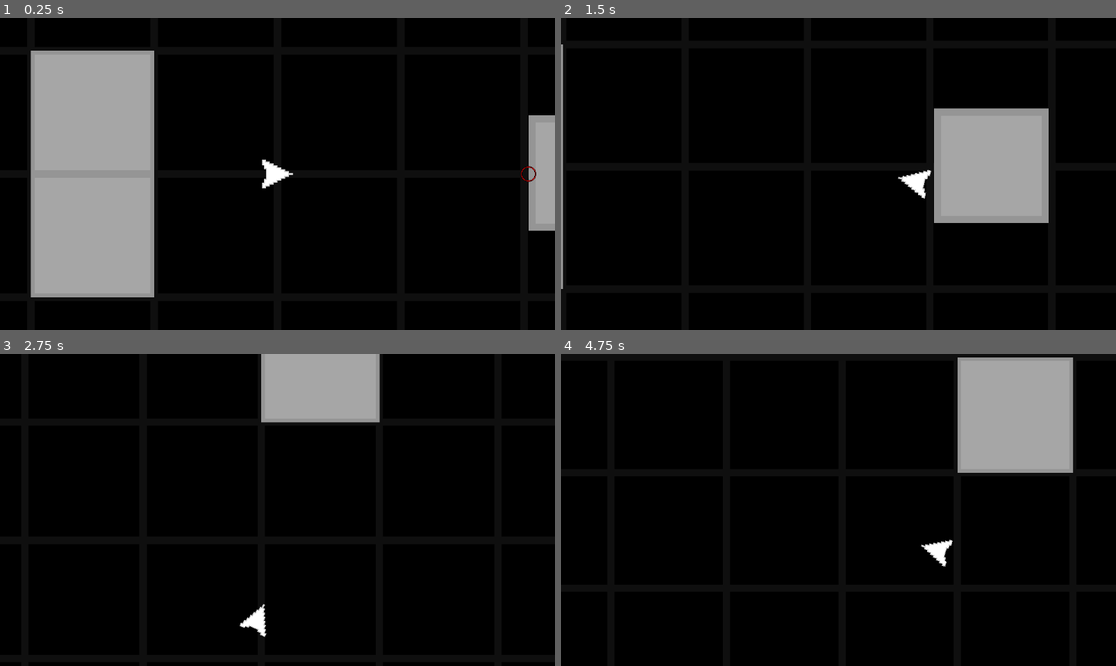
Above: before the commit, frames 1-4 (two rows, left to right).
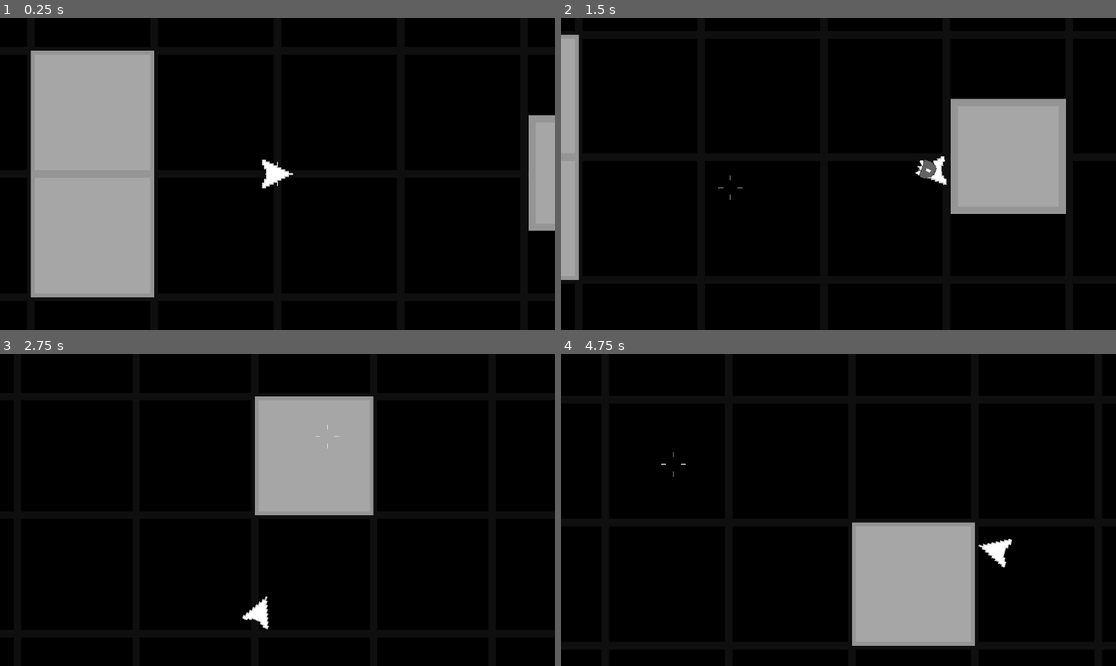
Above: after the commit, the same moments.

Repository: Morogox/Untitled-Hook-Game
Game: Godot game, scene res://Scenes/main.tscn
Two runs of this game, one before a commit and one after it. Both use one fixed random seed, a clock stepped at 60 frames per second and the inputs below.
Inputs (mouse positions are in pixels of both pictures, inside the frame that each line leads up to):
- Up to frame 1 (0.25 s): no input
- Up to frame 2 (1.5 s): tap Enter at 0.5 s; move the mouse to (960, 158) at 0.52 s; hold Right (ui_right) 0.53-1.28 s; click (960, 158) at 0.6 s; move the mouse to (727, 189) at 1.27 s; hold Down (ui_down) from 1.28 s (still down); click (727, 189) at 1.35 s
- Up to frame 3 (2.75 s): move the mouse to (333, 441) at 2.02 s; release Down (ui_down) at 2.03 s; hold Right (ui_right) from 2.03 s (still down); click (333, 441) at 2.1 s
- Up to frame 4 (4.75 s): move the mouse to (810, 572) at 2.77 s; release Right (ui_right) at 2.78 s; hold Up (ui_up) 2.78-3.53 s; click (810, 572) at 2.85 s; move the mouse to (1005, 556) at 3.52 s; hold Left (ui_left) from 3.53 s (still down); click (1005, 556) at 3.6 s; move the mouse to (672, 463) at 4.27 s; click (672, 463) at 4.35 s

The runs differ from the first frame. In frame 1, less than 0.1% of the frame differs, in the area x 47-97%, y 46-54%; in frame 2, 6.1%; in frame 3, 9.8%; in frame 4, 17%, in the area x 18-93%, y 1-94%.

Commit message:
1.4.0.0 Hook decoupling

Diff:
--- /dev/null
+++ b/Crosshair/Scenes/Crosshair.tscn
@@ -0,0 +1,10 @@
+[gd_scene format=3 uid="uid://bq6jf54yquwib"]
+
+[ext_resource type="Script" uid="uid://yldj86wcbwlq" path="res://Crosshair/Scripts/crosshair.gd" id="1_nqq4m"]
+[ext_resource type="Texture2D" uid="uid://c6kjaxarnwr7f" path="res://Crosshair/Sprites/sCrossHair2.png" id="2_gsd5c"]
+
+[node name="Crosshair" type="Node2D" unique_id=544405061]
+script = ExtResource("1_nqq4m")
+
+[node name="Sprite2D" type="Sprite2D" parent="." unique_id=623763076]
+texture = ExtResource("2_gsd5c")
--- /dev/null
+++ b/Crosshair/Scripts/crosshair.gd
@@ -0,0 +1,11 @@
+extends Node2D
+
+var cursor_pos := get_global_mouse_position()
+
+func _ready():
+	Input.set_mouse_mode(Input.MOUSE_MODE_HIDDEN) # hide system cursor
+
+func _process(delta):
+	#position = get_viewport().get_mouse_position()
+	cursor_pos = get_global_mouse_position()
+	global_position = cursor_pos
--- a/Player/Scenes/player.tscn
+++ b/Player/Scenes/player.tscn
@@ -2,8 +2,7 @@
 
 [ext_resource type="Texture2D" uid="uid://dakn04wqiyal8" path="res://Player/Sprites/sPlayer.png" id="1_i823h"]
 [ext_resource type="Script" uid="uid://dlfxb86xra3jd" path="res://Player/Scripts/player.gd" id="1_rg7kn"]
-[ext_resource type="Texture2D" uid="uid://d07nu3glnbtsq" path="res://Others/Sprites/PLACEHOLDER_hook_point.png" id="3_52sos"]
-[ext_resource type="Texture2D" uid="uid://d30rnwmvt0wqb" path="res://Others/Sprites/PLACEHOLDER_hook_maybe.png" id="4_omv0o"]
+[ext_resource type="PackedScene" uid="uid://byb24ivh447ok" path="res://Projectiles/Scenes/hook.tscn" id="3_52sos"]
 
 [sub_resource type="RectangleShape2D" id="RectangleShape2D_ptxhn"]
 size = Vector2(64, 60)
@@ -11,7 +10,7 @@
 [node name="Player" type="CharacterBody2D" unique_id=97415140]
 collision_mask = 3
 script = ExtResource("1_rg7kn")
-hook_length = 800
+rotation_speed = 20
 
 [node name="Sprite2D" type="Sprite2D" parent="." unique_id=1763555456]
 texture = ExtResource("1_i823h")
@@ -21,21 +20,5 @@
 
 [node name="Camera2D" type="Camera2D" parent="." unique_id=1304885646]
 
-[node name="HookLineCast" type="RayCast2D" parent="." unique_id=434369866]
-target_position = Vector2(400, 0)
-
-[node name="Hook" type="Node2D" parent="." unique_id=2092092083]
-visible = false
-
-[node name="Sprite2D" type="Sprite2D" parent="Hook" unique_id=590823616]
-texture = ExtResource("3_52sos")
-
-[node name="HookLine" type="Line2D" parent="." unique_id=363496724]
-visible = false
-width = 5.0
-
-[node name="Hook_Potential" type="Node2D" parent="." unique_id=929076055]
-visible = false
-
-[node name="Sprite2D" type="Sprite2D" parent="Hook_Potential" unique_id=827572141]
-texture = ExtResource("4_omv0o")
+[node name="hook" parent="." unique_id=2133650978 instance=ExtResource("3_52sos")]
+b_speed = 4000.0
--- a/Player/Scripts/player.gd
+++ b/Player/Scripts/player.gd
@@ -4,26 +4,18 @@
 enum PlayerState { IDLE, HOOKED }
 var state = PlayerState.IDLE
 # Movement speed in pixels per second
-@export var speed = 1000
-@export var acceleration = 1500
-@export var max_speed = 1500
-@export var friction = 4000
-@export var rotation_speed = 10
-@export var hook_length = 400
-@export var hook_pull_force = 100
+@export var speed := 1000
+@export var acceleration := 1500
+@export var max_speed := 1500
+@export var friction := 4000
+@export var rotation_speed := 10
+@export var hook_length := 400
+@export var hook_pull_force := 100
 
-@onready var HookNode: Node2D = $Hook # node thing
-@onready var HookRayCast: RayCast2D = $HookLineCast # update this if we move player hierachy(?) (idk how to spell)
-@onready var HookLine: Line2D = $HookLine # line connecting player and hook
-@onready var HookPotential: Node2D = $Hook_Potential
+@onready var HookNode: Area2D = $hook # node thing
 
 func _ready() -> void:
-	# just in case you want to change hook_length from inspector
-	HookRayCast.target_position = Vector2(hook_length, 0)
-	HookNode.top_level = true
-	HookLine.top_level = true
-	HookPotential.top_level = true
-
+	pass
 
 func _physics_process(delta):
 	handle_rotation(delta)
@@ -31,7 +23,6 @@
 	handle_movement(delta)
 	handle_camera_zoom()
 	move_and_slide()
-	update_hook_line()
 
 func handle_rotation(delta):
 	var cursor_pos = get_global_mouse_position() #cursor.global_position
@@ -46,35 +37,21 @@
 	input_vector.y = Input.get_action_strength("ui_down") - Input.get_action_strength("ui_up")
 	input_vector = input_vector.normalized()
 
-	# maybe not the best way to check for this, but we're seeing
-	# if the mouse is just clicked in here.
-	if Input.is_action_just_pressed("shoot_hook"):
-		# basically, if the raycast is actually hitting something
-		if state == PlayerState.HOOKED:
-			HookNode.visible = false
-			HookLine.visible = false
-			state = PlayerState.IDLE
-		elif HookRayCast.is_colliding():
-			# then we can do whatever we want with the point of collision
-			# just make sure to use is_colliding() before calling get_collision_point()
-			# i tried it without it and it was just giving me the last collision point
-			# so yeah make sure to stick with that
-			HookNode.global_position = HookRayCast.get_collision_point()
-			HookNode.rotation = rotation
-			HookNode.visible = true
-			HookLine.visible = true
-			state = PlayerState.HOOKED
-		else:
-			HookNode.visible = false
-			HookLine.visible = false
-			state = PlayerState.IDLE
+	if Input.is_action_just_pressed("shoot_hook") and HookNode.state == HookNode.HookState.IDLE:
+		hook_fire()
+
+	if Input.is_action_just_released("shoot_hook") and HookNode.state != HookNode.HookState.IDLE:
+		hook_retract()
 
 
-	if HookRayCast.is_colliding():
-		HookPotential.global_position = HookRayCast.get_collision_point()
-		HookPotential.visible = true
-	else:
-		HookPotential.visible = false
+func hook_fire():
+	print("Firing")
+	HookNode.change_state(HookNode.HookState.FIRING)
+
+
+func hook_retract():
+	print("Retracting")
+	HookNode.change_state(HookNode.HookState.RETRACTING)
 
 
 func handle_movement(delta) -> void:
@@ -88,17 +65,11 @@
 		#state = PlayerState.IDLE
 		velocity = velocity.move_toward(Vector2.ZERO, friction * delta)
 
-	if state == PlayerState.HOOKED:
+	if HookNode.state == HookNode.HookState.HOOKED:
 		velocity += calculate_hook_pull_force()
 
 func handle_camera_zoom():
 	Camera_Manager.update_zoom(velocity.length())
 
-func update_hook_line() -> void:
-	HookLine.clear_points()
-	HookLine.add_point(position)
-	HookLine.add_point(HookNode.position)
-
 func calculate_hook_pull_force() -> Vector2:
-	print(position.angle_to_point(HookNode.position))
 	return Vector2.from_angle(position.angle_to_point(HookNode.position)) * hook_pull_force
--- /dev/null
+++ b/Projectiles/Scenes/Projectiles.tscn
@@ -0,0 +1,20 @@
+[gd_scene format=3 uid="uid://dp020kvbk7fi2"]
+
+[ext_resource type="Script" uid="uid://86qfd5xba7dr" path="res://Projectiles/Scripts/projectiles.gd" id="1_xobvd"]
+
+[sub_resource type="RectangleShape2D" id="RectangleShape2D_ptxhn"]
+
+[node name="Projectiles" type="Area2D" unique_id=2133650978]
+script = ExtResource("1_xobvd")
+
+[node name="Sprite2D" type="Sprite2D" parent="." unique_id=328718590]
+
+[node name="CollisionShape2D" type="CollisionShape2D" parent="." unique_id=6382212]
+shape = SubResource("RectangleShape2D_ptxhn")
+
+[node name="Marker2D" type="Marker2D" parent="." unique_id=1382201853]
+
+[node name="RayCast2D" type="RayCast2D" parent="." unique_id=354178935]
+target_position = Vector2(0, 0)
+collision_mask = 2
+collide_with_areas = true
--- /dev/null
+++ b/Projectiles/Scenes/hook.tscn
@@ -0,0 +1,21 @@
+[gd_scene format=3 uid="uid://byb24ivh447ok"]
+
+[ext_resource type="PackedScene" uid="uid://dp020kvbk7fi2" path="res://Projectiles/Scenes/Projectiles.tscn" id="1_liq0n"]
+[ext_resource type="Script" uid="uid://bc5374r8355jx" path="res://Projectiles/Scripts/hook.gd" id="2_o3sea"]
+[ext_resource type="Texture2D" uid="uid://d07nu3glnbtsq" path="res://Projectiles/Sprites/PLACEHOLDER_hook_point.png" id="3_4dcph"]
+
+[node name="hook" unique_id=2133650978 instance=ExtResource("1_liq0n")]
+scale = Vector2(2, 2)
+collision_mask = 2
+script = ExtResource("2_o3sea")
+min_return_dist = 50
+max_length = 1000
+hook_pull_force = 100
+destructible = false
+
+[node name="Sprite2D" parent="." index="0" unique_id=328718590]
+scale = Vector2(0.4, 0.4)
+texture = ExtResource("3_4dcph")
+
+[node name="Line2D" type="Line2D" parent="." index="3" unique_id=1363192024]
+width = 5.0
--- /dev/null
+++ b/Projectiles/Scripts/hook.gd
@@ -0,0 +1,65 @@
+extends "res://Projectiles/Scripts/projectiles.gd"
+
+enum HookState {FIRING, RETRACTING, HOOKED, IDLE}
+var state := HookState.IDLE
+@onready var player = get_parent()
+@onready var HookLine: Line2D = $Line2D
+@onready var Co
+
+@export var min_return_dist := 50
+@export var max_length := 1000
+func _ready():
+	super()
+	top_level = true
+	HookLine.top_level = true
+	visible = false
+
+func _physics_process(delta: float) -> void:
+	var dst_to_player := global_position.distance_to(player.global_position)
+	match (state):
+		HookState.IDLE:
+			global_position = player.global_position
+			rotation = player.rotation
+			velocity = Vector2.RIGHT.rotated(rotation) * b_speed
+		HookState.FIRING:
+			super(delta)
+			if dst_to_player > max_length:
+				change_state(HookState.RETRACTING)
+		HookState.RETRACTING:
+			var direction = global_position.direction_to(player.global_position)
+			var movement = direction * b_speed * delta
+			if movement.length() >= dst_to_player:
+				global_position = player.global_position
+				change_state(HookState.IDLE)
+			else:
+				global_position += movement
+		HookState.HOOKED:
+			pass
+	update_hook_line()
+
+
+func change_state(s : HookState) -> void:
+	match(s):
+		HookState.IDLE:
+			ray_cast.enabled = false
+			rotation = player.rotation
+			visible = false
+		HookState.FIRING:
+			velocity = Vector2.RIGHT.rotated(rotation) * b_speed
+			visible = true
+			ray_cast.enabled = true
+		HookState.RETRACTING:
+			ray_cast.enabled = false
+		HookState.HOOKED:
+			ray_cast.enabled = false
+	state = s
+func update_hook_line() -> void:
+	HookLine.clear_points()
+	HookLine.add_point(global_position)
+	HookLine.add_point(player.global_position)
+
+
+func _on_hit(collider: Node) -> void:
+	if collider.is_in_group("Hookable") and state != HookState.RETRACTING:
+		print("Anchored")
+		state = HookState.HOOKED
--- /dev/null
+++ b/Projectiles/Scripts/projectiles.gd
@@ -0,0 +1,92 @@
+extends Area2D
+@onready var tip := $Marker2D
+@onready var sprite := $Sprite2D
+@onready var ray_cast := $RayCast2D
+@export var lifetime: float = 15.0   # seconds before auto-destroy
+@export var destructible := true
+var life_timer := 0.0
+@export var damage: float = 0.0       # placeholder
+@export var b_speed: float = 0.0    # placeholder
+
+var last_pos: Vector2
+var velocity: Vector2
+@export var can_hit_multiple :=  false
+var has_hit := false
+var original_rotation
+
+var type: String
+# @export var impact_scene    #for splash sprites
+
+@export var rotate_bullet = false
+
+@export var force := 0.0
+
+var hit_normal: Vector2 = Vector2.ZERO
+
+var rotate_val := 0.0
+func _ready():
+	original_rotation = rotation
+	velocity = Vector2.RIGHT.rotated(rotation) * b_speed
+
+func _physics_process(delta: float) -> void:
+	ray_cast.target_position = Vector2(b_speed * delta, 0)
+	ray_cast.force_raycast_update()
+
+	if ray_cast.is_colliding():
+		global_position = ray_cast.get_collision_point()
+		_on_hit(ray_cast.get_collider())
+	else:
+		global_position += velocity * delta
+
+	# Auto-destroy after lifetime
+	if destructible:
+		life_timer += delta
+		if life_timer >= lifetime:
+			queue_free()
+
+	rotating(rotate_bullet)
+
+func _on_hit(collider: Node) -> void:
+	if collider is Area2D:
+		_on_area_entered(collider)
+	elif collider is PhysicsBody2D:
+		_on_body_entered(collider)
+
+func _on_area_entered(area: Area2D) -> void:
+	hit_normal = get_surface_normal()
+
+func _on_body_entered(body: Node2D) -> void:
+	hit_normal = get_surface_normal()
+
+func rotating(flag: bool):
+	if not flag:
+		return
+	sprite.rotation += rotate_val
+
+
+func get_surface_normal() -> Vector2:
+	var space_state = get_world_2d().direct_space_state
+	var query = PhysicsRayQueryParameters2D.create(
+		global_position - velocity.normalized() * 50,
+		global_position + velocity.normalized() * 50
+	)
+	query.collide_with_areas = true
+	query.collide_with_bodies = true
+	query.collision_mask = collision_mask
+
+	var result = space_state.intersect_ray(query)
+	if result:
+		return result.normal
+	else:
+		return -velocity.normalized()
+
+# for splash sprites, we dont have any of those right now.
+#func hit_effect():
+	## spawn impact effect
+	#rotation = original_rotation
+	#var impact = impact_scene.instantiate()
+	#impact.global_position = tip.global_position
+	#impact.rotation = rotation
+	#
+	#get_tree().current_scene.add_child(impact)
+	#impact.setup(impact_data[bullet_type], hit_normal)
--- a/Scenes/hook.tscn
+++ /dev/null
@@ -1,6 +0,0 @@
-[gd_scene format=3 uid="uid://1y86u34bvtur"]
-
-[ext_resource type="Script" uid="uid://bl3olyrqdxgmy" path="res://Others/Scripts/hook.gd" id="1_mrud3"]
-
-[node name="Hook" type="Node2D" unique_id=1777881136]
-script = ExtResource("1_mrud3")
--- a/Scenes/main.tscn
+++ b/Scenes/main.tscn
@@ -3,6 +3,7 @@
 [ext_resource type="Texture2D" uid="uid://bn181v86h1sqt" path="res://Others/Sprites/sBg_grid.png" id="1_bo1nx"]
 [ext_resource type="PackedScene" uid="uid://c8k820q7pu2j2" path="res://Scenes/wall_1.tscn" id="2_8gbba"]
 [ext_resource type="PackedScene" uid="uid://bnyuyk8sfs3gk" path="res://Player/Scenes/player.tscn" id="3_8gbba"]
+[ext_resource type="PackedScene" uid="uid://bq6jf54yquwib" path="res://Crosshair/Scenes/Crosshair.tscn" id="3_kry3j"]
 [ext_resource type="Script" uid="uid://dkv51n8gndwal" path="res://Others/Scripts/camera_2d.gd" id="4_jjvhh"]
 
 [sub_resource type="TileSetAtlasSource" id="TileSetAtlasSource_0xm2m"]
@@ -19,15 +20,18 @@
 
 [node name="Main" type="Node2D" unique_id=1589800703]
 
-[node name="TileMapLayer" type="TileMapLayer" parent="." unique_id=1355849629]
+[node name="TileMapLayer" type="TileMapLayer" parent="." unique_id=1355849629 groups=["Hookable"]]
 tile_map_data = PackedByteArray("AAD//wAAAAAAAAAAAAAAAAAAAAAAAAAAAAAAAP//AAAAAAAAAAD/////AAAAAAAAAAD+/wEAAAAAAAAAAAD+/w …(5104 unchanged characters)…
 tile_set = SubResource("TileSet_wgl0w")
 
-[node name="Wall1" parent="." unique_id=187337249 instance=ExtResource("2_8gbba")]
+[node name="Wall1" parent="." unique_id=187337249 groups=["Hookable"] instance=ExtResource("2_8gbba")]
 position = Vector2(641, -2.0000153)
+collision_layer = 2
+
+[node name="Crosshair" parent="." unique_id=544405061 instance=ExtResource("3_kry3j")]
+scale = Vector2(0.2, 0.2)
 
 [node name="Player" parent="." unique_id=97415140 instance=ExtResource("3_8gbba")]
-hook_length = 1200
 
 [node name="Camera2D" type="Camera2D" parent="." unique_id=8482732 node_paths=PackedStringArray("player")]
 script = ExtResource("4_jjvhh")
--- a/project.godot
+++ b/project.godot
@@ -22,6 +22,10 @@
 [display]
 
 window/size/mode=2
+
+[global_group]
+
+Hookable=""
 
 [input]
 
@@ -63,6 +67,11 @@
 ]
 }
 
+[layer_names]
+
+2d_physics/layer_1="Player"
+2d_physics/layer_2="Enviorment"
+
 [physics]
 
 3d/physics_engine="Jolt Physics"
Not shown, added: Crosshair/Scripts/crosshair.gd.uid
Binary file added: Crosshair/Sprites/sCrossHair1.png
Not shown, changed: Crosshair/Sprites/sCrossHair1.png.import
Binary file added: Crosshair/Sprites/sCrossHair2.png
Not shown, added: Crosshair/Sprites/sCrossHair2.png.import
Not shown, added: Projectiles/Scripts/hook.gd.uid
Not shown, added: Projectiles/Scripts/projectiles.gd.uid
Renamed: Others/Sprites/PLACEHOLDER_hook_point.png -> Projectiles/Sprites/PLACEHOLDER_hook_point.png
Not shown, added: Projectiles/Sprites/PLACEHOLDER_hook_point.png.import
